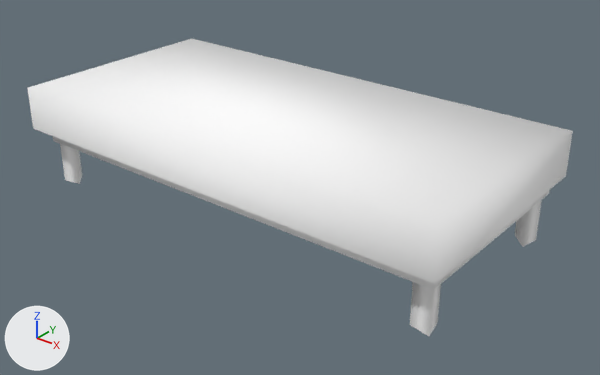
What one commit did to the glTF model public/3d/item/model__item__shop.ofs_3065_0/3065IMRL04_06.gltf.
Rendered twice from a camera (50 mm lens) standing at (1.96, -2.33, 1.57) and looking at (0.08, 0.01, 0.12). Arrows for +X, +Y and +Z are at lower left; the lights stay in place. The picture after the commit comes second.

The scene before the commit, as lines of its bpy script (objects in view):
```python
mat_imrl04_06_0 = principled_material('imrl04_06_0')
mat_imrl04_06_0.base_color = (1.0, 1.0, 1.0)  # white #ffffff
mat_imrl04_06_0.roughness = 1.0
me_3065imrl04_06 = bpy.data.meshes.new('3065IMRL04_06')
me_3065imrl04_06.from_pydata(...)  # 48 vertices, 52 faces; spans x -0.98..0.98, y -0.48..0.48, z 0.0..0.44
me_3065imrl04_06.materials.append(mat_imrl04_06_0)  # white #ffffff
ob_3065imrl04_06 = bpy.data.objects.new('3065IMRL04_06', me_3065imrl04_06)
ob_3065imrl04_06.location = (0.0, 0.0, 0.0)
```
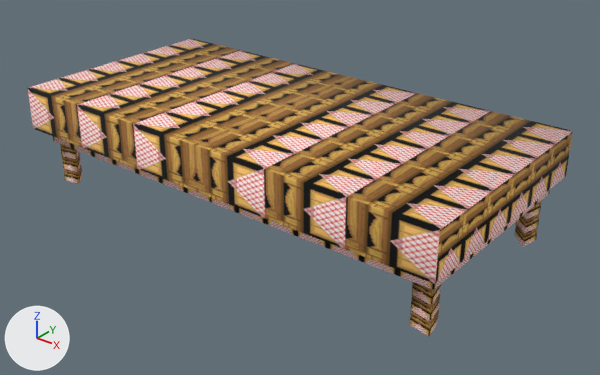
Location of each change, (x1, y1, x2, y2) in pixels of the pictures (600 x 375 px):
```json
{"object": "3065IMRL04_06", "change": "surface changed", "before": [27, 39, 573, 336], "after": [27, 39, 573, 336], "on screen": "white to brown"}
```

Edits to the scene script, one JSON object a line:
```json
{"op": "add", "block": "img_imrl04_06_0", "code": ["img_imrl04_06_0 = load_image('imrl04_06_0', '_unpacked/imrl04_06_0', 64, 64, 'sRGB')"]}
{"op": "remove", "block": "mat_imrl04_06_0", "code": "mat_imrl04_06_0.base_color = (1.0, 1.0, 1.0)  # white #ffffff"}
{"op": "add", "block": "mat_imrl04_06_0", "code": "mat_imrl04_06_0.texture = img_imrl04_06_0"}
```
